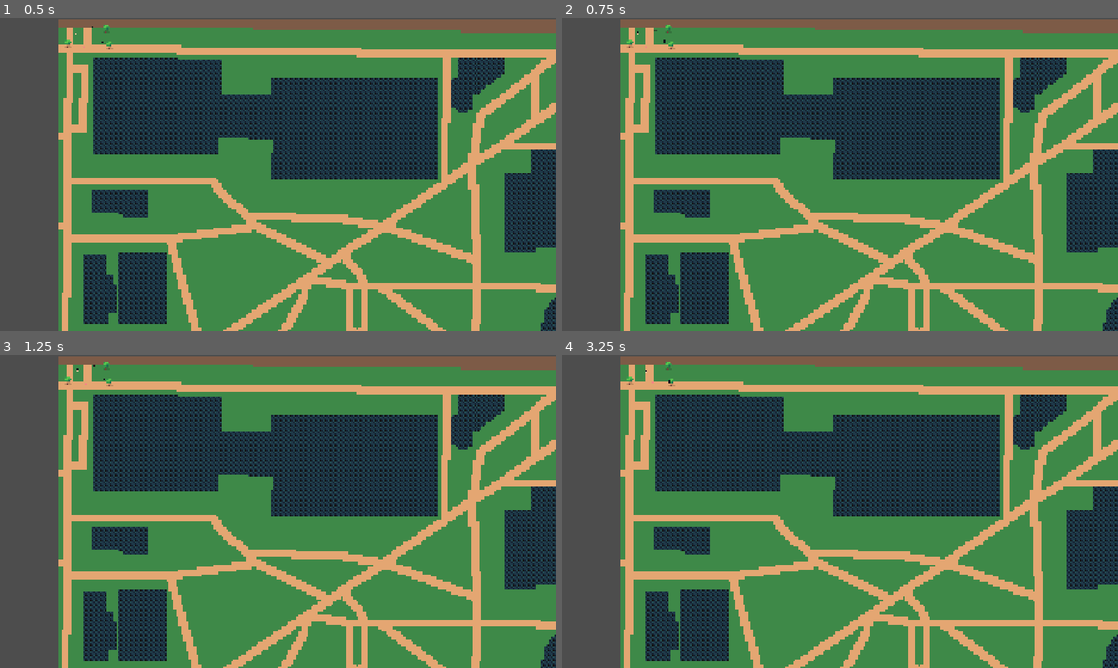
Above: before the commit, frames 1-4 (two rows, left to right).
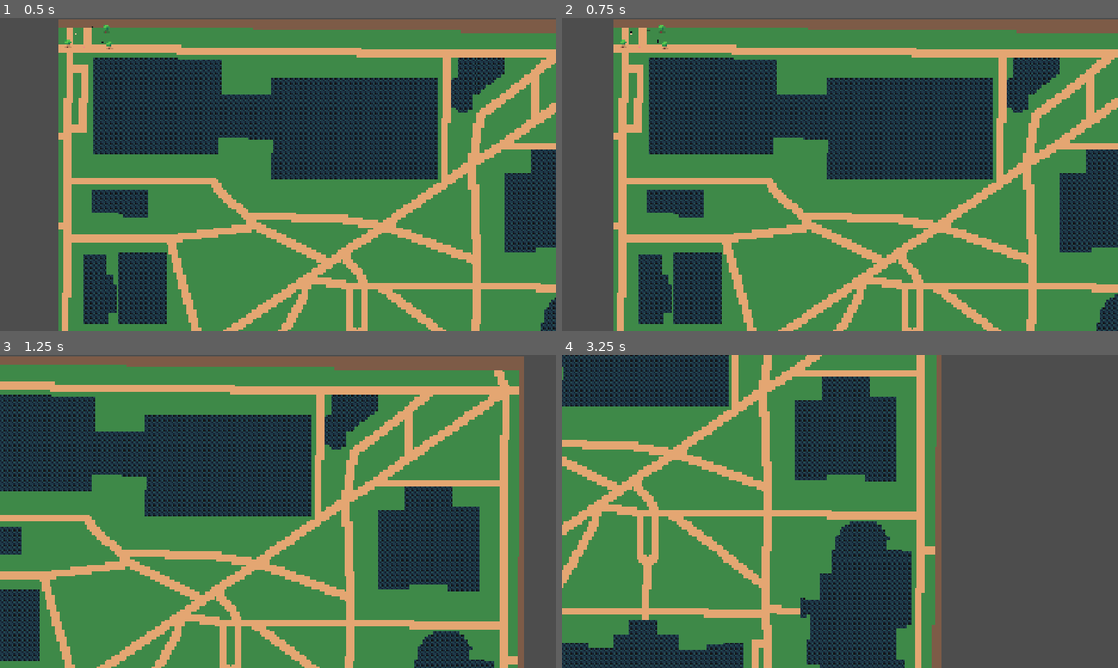
Above: after the commit, the same moments.

Repository: ccb/agent-sandbox
Game: Godot game, scene res://scenes/main.tscn
Two runs of this game, one before a commit and one after it. Both use one fixed random seed, a clock stepped at 60 frames per second and the inputs below.
Inputs (mouse positions are in pixels of both pictures, inside the frame that each line leads up to):
- Up to frame 1 (0.5 s): no input
- Up to frame 2 (0.75 s): tap Enter at 0.5 s; move the mouse to (962, 158) at 0.52 s; hold Right from 0.53 s (still down); tap R at 0.6 s; click (962, 158) at 0.67 s
- Up to frame 3 (1.25 s): keep holding Right
- Up to frame 4 (3.25 s): release Right at 1.25 s; drag from (728, 527) to (812, 574) at 1.27 s; tap Space at 2 s; move the mouse to (895, 442) at 2.02 s; hold Right 2.03-2.75 s; tap R at 2.1 s; click (895, 442) at 2.17 s; drag from (812, 574) to (673, 464) at 2.77 s

Frame 1 is identical in both runs. In frame 2, 25% of the frame differs, in the area x 9-100%, y 0-100%; in frame 3, 59%; in frame 4, 82%, in the area x 0-100%, y 0-100%.

Commit message:
feat(godot): pan + zoom camera controls, default view unchanged
Add scripts/camera_controls.gd and attach it to the Camera2D in penn_replay,
campus_urban, and main. It records each scene's starting position/zoom as "home"
in _ready(), so the default framing is exactly what the scene already set and is
never altered -- the controls only let you explore from there:

  * Zoom : mouse wheel / trackpad pinch / +/- keys, zooming toward the cursor
  * Pan  : left- or middle-mouse drag, two-finger trackpad swipe, arrow keys/WASD
  * Reset: R or Home glides back to the default view

Zoom is clamped (0.08-4.0) and pans/zooms are zoom-compensated so on-screen speed
stays constant. The script is reusable: it adapts to whatever default each
Camera2D starts at.

Co-Authored-By: Claude Opus 4.8 <noreply@anthropic.com>

Diff:
--- a/godot-generative-agents/scenes/campus_urban.tscn
+++ b/godot-generative-agents/scenes/campus_urban.tscn
@@ -1,6 +1,7 @@
-[gd_scene load_steps=2 format=3]
+[gd_scene load_steps=3 format=3]
 
 [ext_resource type="Script" path="res://scripts/tiled_map.gd" id="1_tiled"]
+[ext_resource type="Script" path="res://scripts/camera_controls.gd" id="2_cam"]
 
 [node name="CampusUrban" type="Node2D"]
 
@@ -19,3 +20,4 @@
 [node name="Camera2D" type="Camera2D" parent="."]
 position = Vector2(1896, 2168)
 zoom = Vector2(0.249, 0.249)
+script = ExtResource("2_cam")
--- a/godot-generative-agents/scenes/main.tscn
+++ b/godot-generative-agents/scenes/main.tscn
@@ -11,6 +11,7 @@
 [ext_resource type="Texture2D" uid="uid://drbjfwdyknoo6" path="res://Cute_Fantasy_Free/Tiles/Water_Middle.png" id="9_water"]
 [ext_resource type="Texture2D" uid="uid://badtfimn65lqt" path="res://Cute_Fantasy_Free/Outdoor decoration/House_1_Wood_Base_Blue.png" id="10_house"]
 [ext_resource type="Texture2D" uid="uid://c8nvffwrqtc3h" path="res://Cute_Fantasy_Free/Outdoor decoration/Oak_Tree.png" id="11_tree"]
+[ext_resource type="Script" path="res://scripts/camera_controls.gd" id="12_cam"]
 
 [node name="Main" type="Node2D"]
 y_sort_enabled = true
@@ -28,6 +29,7 @@
 [node name="Camera2D" type="Camera2D" parent="."]
 position = Vector2(4200, 2976)
 zoom = Vector2(0.18, 0.18)
+script = ExtResource("12_cam")
 
 [node name="TreeA" type="Sprite2D" parent="."]
 position = Vector2(180, 470)
--- a/godot-generative-agents/scenes/penn_replay.tscn
+++ b/godot-generative-agents/scenes/penn_replay.tscn
@@ -1,8 +1,9 @@
-[gd_scene load_steps=4 format=3]
+[gd_scene load_steps=5 format=3]
 
 [ext_resource type="Script" path="res://scripts/penn_replay.gd" id="1_replay"]
 [ext_resource type="Script" path="res://scripts/tiled_map.gd" id="2_tiled"]
 [ext_resource type="Texture2D" uid="uid://cq7ritci4gvgn" path="res://Cute_Fantasy_Free/Player/Player.png" id="3_player"]
+[ext_resource type="Script" path="res://scripts/camera_controls.gd" id="4_cam"]
 
 [node name="PennReplay" type="Node2D"]
 script = ExtResource("1_replay")
@@ -22,3 +23,4 @@
 [node name="Camera2D" type="Camera2D" parent="."]
 position = Vector2(1896, 2168)
 zoom = Vector2(0.249, 0.249)
+script = ExtResource("4_cam")
--- /dev/null
+++ b/godot-generative-agents/scripts/camera_controls.gd
@@ -0,0 +1,117 @@
+extends Camera2D
+## Pan + zoom for the campus view, layered on top of the scene's default framing.
+##
+## The scene file sets this camera's starting `position` and `zoom` to contain-fit
+## the whole block — that's the default view. This script records that starting
+## view as "home" in _ready(), so the default is whatever the scene chose and is
+## never changed; everything below just lets you explore away from it and snap
+## back:
+##
+##   Zoom : mouse wheel, trackpad pinch, or the +/- keys  (zooms toward the cursor)
+##   Pan  : drag with the left or middle mouse button, a two-finger trackpad
+##          swipe, or the arrow keys / WASD
+##   Reset: press R (or Home) to glide back to the default view
+##
+## Attach it to any Camera2D — it adapts to that camera's own default, so every
+## scene keeps its own framing.
+
+# Each wheel notch / key press multiplies the zoom by this (1.1 = 10% per step).
+@export var zoom_step: float = 1.1
+# How far you may zoom. `zoom` is magnification: bigger = closer in. The scene
+# defaults (~0.18–0.25) frame the whole block, so allow a little further out and
+# a lot further in.
+@export var min_zoom: float = 0.08
+@export var max_zoom: float = 4.0
+# Keyboard pan speed, in screen-pixels per second (kept constant at any zoom).
+@export var key_pan_speed: float = 1200.0
+# Trackpad two-finger-swipe pan sensitivity.
+@export var gesture_pan_speed: float = 12.0
+# Seconds for the "reset to default view" glide.
+@export var reset_time: float = 0.25
+
+# The scene's starting view, captured in _ready() — what Reset returns to.
+var _home_position: Vector2
+var _home_zoom: Vector2
+# True while a mouse-button drag-pan is in progress.
+var _dragging := false
+
+
+func _ready() -> void:
+	# Whatever framing the scene set is the default; remember it for Reset.
+	_home_position = global_position
+	_home_zoom = zoom
+
+
+func _unhandled_input(event: InputEvent) -> void:
+	if event is InputEventMouseButton and event.pressed:
+		if event.button_index == MOUSE_BUTTON_WHEEL_UP:
+			_zoom_at_mouse(zoom_step)
+		elif event.button_index == MOUSE_BUTTON_WHEEL_DOWN:
+			_zoom_at_mouse(1.0 / zoom_step)
+
+	# Hold the left or middle mouse button to drag the map around.
+	if event is InputEventMouseButton and (
+			event.button_index == MOUSE_BUTTON_LEFT
+			or event.button_index == MOUSE_BUTTON_MIDDLE):
+		_dragging = event.pressed
+	elif event is InputEventMouseMotion and _dragging:
+		# Move the world with the cursor: shift the camera opposite the drag,
+		# converting screen pixels to world units through the current zoom.
+		global_position -= event.relative / zoom
+
+	# Trackpad gestures (macOS): pinch to zoom, two-finger swipe to pan.
+	elif event is InputEventMagnifyGesture:
+		_zoom_at_mouse(event.factor)
+	elif event is InputEventPanGesture:
+		global_position += event.delta * gesture_pan_speed / zoom
+
+	# Keyboard: +/- zoom (about the centre), R / Home reset.
+	elif event is InputEventKey and event.pressed and not event.echo:
+		match event.keycode:
+			KEY_EQUAL, KEY_PLUS, KEY_KP_ADD:
+				_zoom_keep_centre(zoom_step)
+			KEY_MINUS, KEY_KP_SUBTRACT:
+				_zoom_keep_centre(1.0 / zoom_step)
+			KEY_R, KEY_HOME:
+				_reset_view()
+
+
+func _process(delta: float) -> void:
+	# Arrow keys / WASD pan, at a constant on-screen speed (divide by zoom so a
+	# key-press moves the same number of screen pixels however far you're zoomed).
+	var dir := Vector2.ZERO
+	if Input.is_key_pressed(KEY_LEFT) or Input.is_key_pressed(KEY_A):
+		dir.x -= 1.0
+	if Input.is_key_pressed(KEY_RIGHT) or Input.is_key_pressed(KEY_D):
+		dir.x += 1.0
+	if Input.is_key_pressed(KEY_UP) or Input.is_key_pressed(KEY_W):
+		dir.y -= 1.0
+	if Input.is_key_pressed(KEY_DOWN) or Input.is_key_pressed(KEY_S):
+		dir.y += 1.0
+	if dir != Vector2.ZERO:
+		global_position += dir.normalized() * key_pan_speed * delta / zoom.x
+
+
+func _zoom_at_mouse(factor: float) -> void:
+	# Zoom while keeping the world point under the cursor pinned in place.
+	var world_before := get_global_mouse_position()
+	var new_zoom := (zoom * factor).clamp(
+			Vector2(min_zoom, min_zoom), Vector2(max_zoom, max_zoom))
+	if new_zoom == zoom:
+		return
+	var ratio := zoom.x / new_zoom.x
+	zoom = new_zoom
+	global_position = world_before - (world_before - global_position) * ratio
+
+
+func _zoom_keep_centre(factor: float) -> void:
+	# Zoom about the screen centre (the camera position doesn't move).
+	zoom = (zoom * factor).clamp(
+			Vector2(min_zoom, min_zoom), Vector2(max_zoom, max_zoom))
+
+
+func _reset_view() -> void:
+	var tw := create_tween().set_parallel(true)
+	tw.set_trans(Tween.TRANS_SINE).set_ease(Tween.EASE_OUT)
+	tw.tween_property(self, "global_position", _home_position, reset_time)
+	tw.tween_property(self, "zoom", _home_zoom, reset_time)
Not shown: 1 places in godot-generative-agents/scenes/main.tscn that only renumber resources
